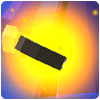
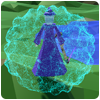
Revision of a layered (100, 100) image; what changed, layer by layer:
added layer "Layer 7" above "Layer 6" over [1, 1, 99, 99]
hid "Layer 5" over [1, 1, 99, 99]
